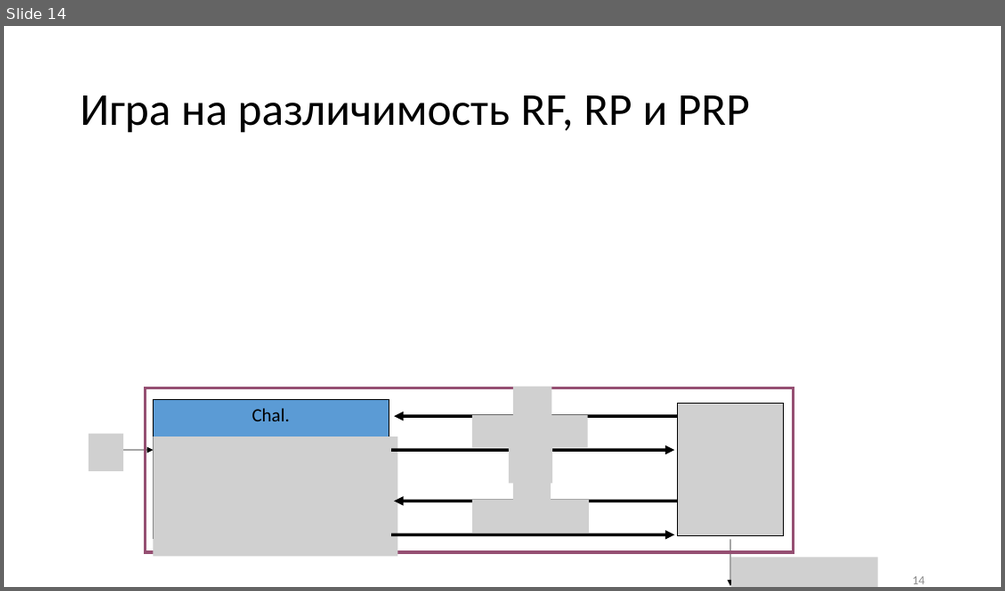
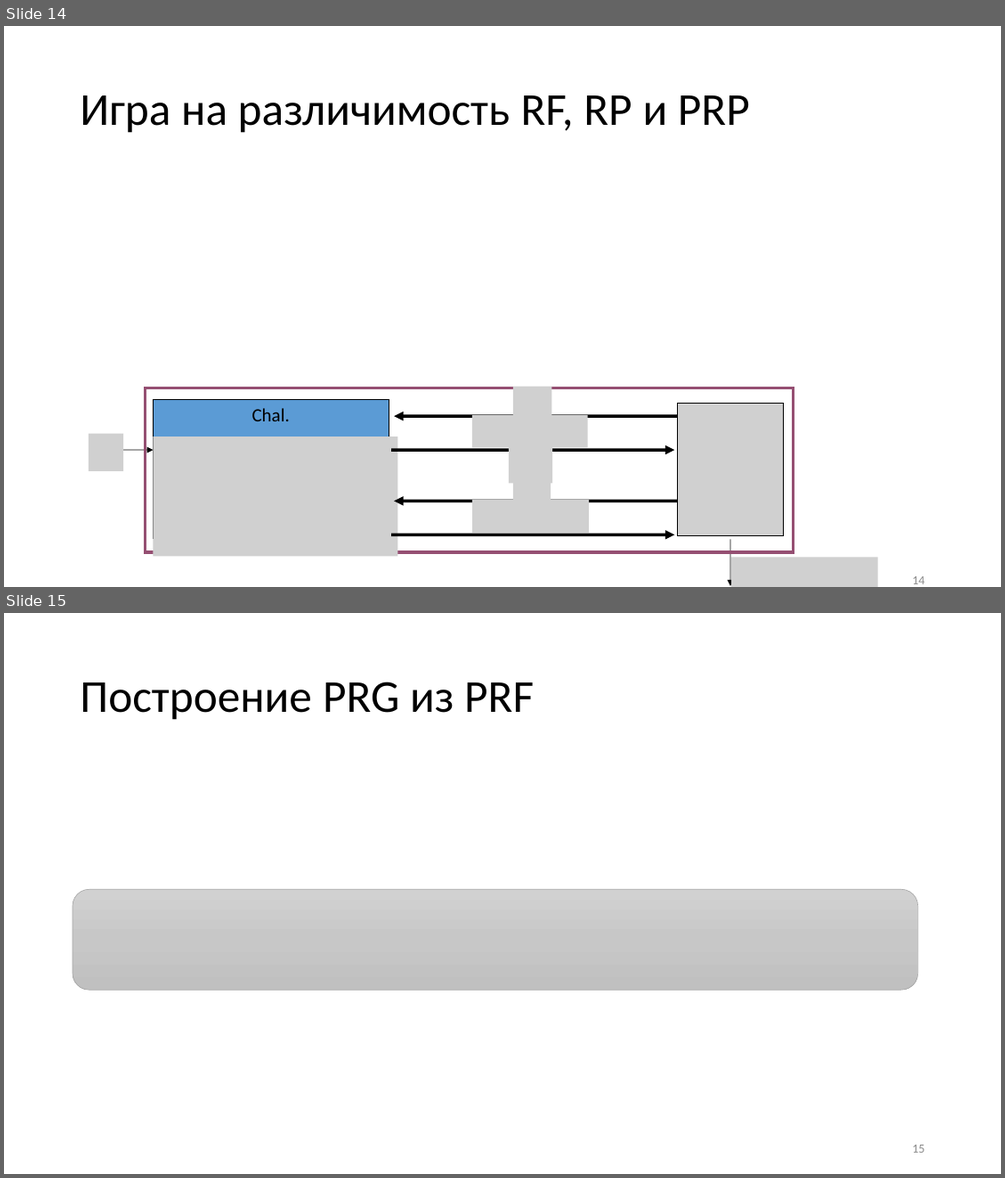
Before and after one commit to CryptoCourse/CryptoLectures, a slide deck: Lectures/Lecture6.pptx. Shown one above the other, each under a label of ours: slide 14 before the commit, slides 14 and 15 after it. The pictures are 1005x591 and 1005x1178 pixels, drawn with LibreOffice and Linux fonts; fonts in the diff are those of the drawing; grey boxes stand for pictures. Boxes give left, top, right and bottom in pixels: in the first picture for what was removed or moved away, otherwise in the second. Text is boxed around its words. In the diff, an @@ line names an element or a change of style, - is before the commit and + after.

```diff
--- a/Lectures/Lecture6.pptx
+++ b/Lectures/Lecture6.pptx
@@ slide 15 added at [4,613,1001,1174], background #FFFFFF @@
@@ title added at [80,682,534,720], 44 pt, text #000000 @@
+Построение PRG из PRF
@@ rounded rectangle added at [73,889,919,989], fill gradient #D2D2D2 to #C8C8C8 to #C0C0C0, outline #A5A5A5 0.5 pt @@
@@ page number added at [912,1144,924,1152], 12 pt, text #8C8C8C @@
+15
```
Also in this commit, not shown: 23 other slides added.
